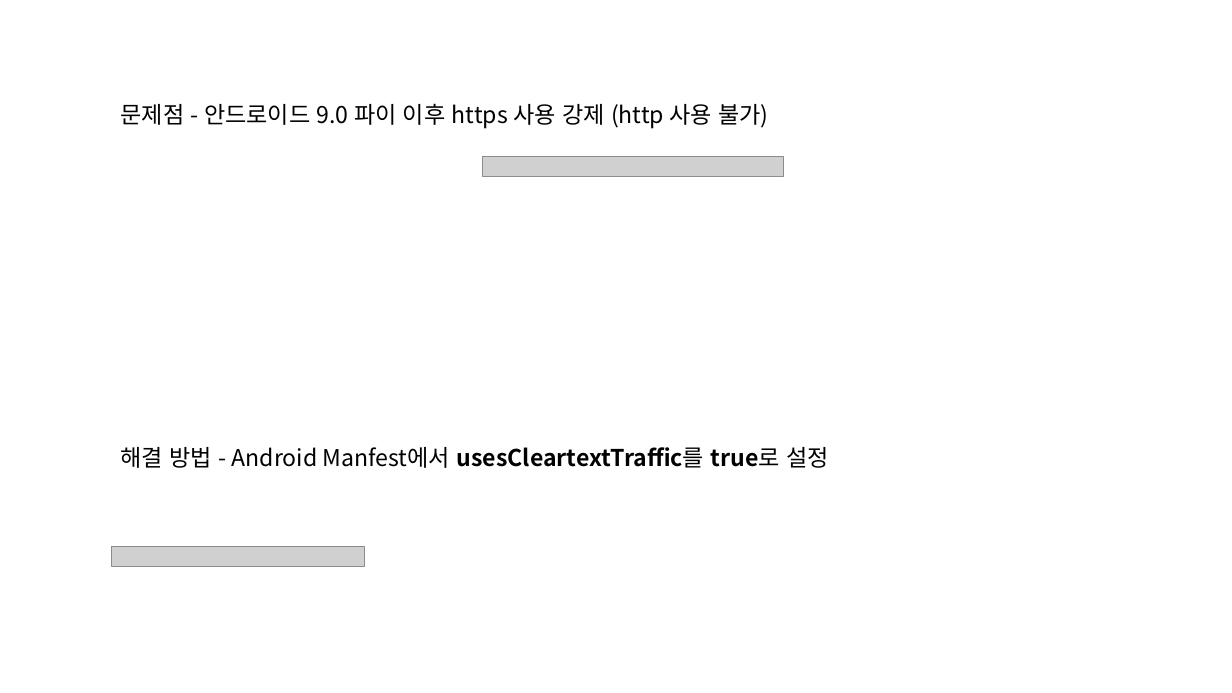
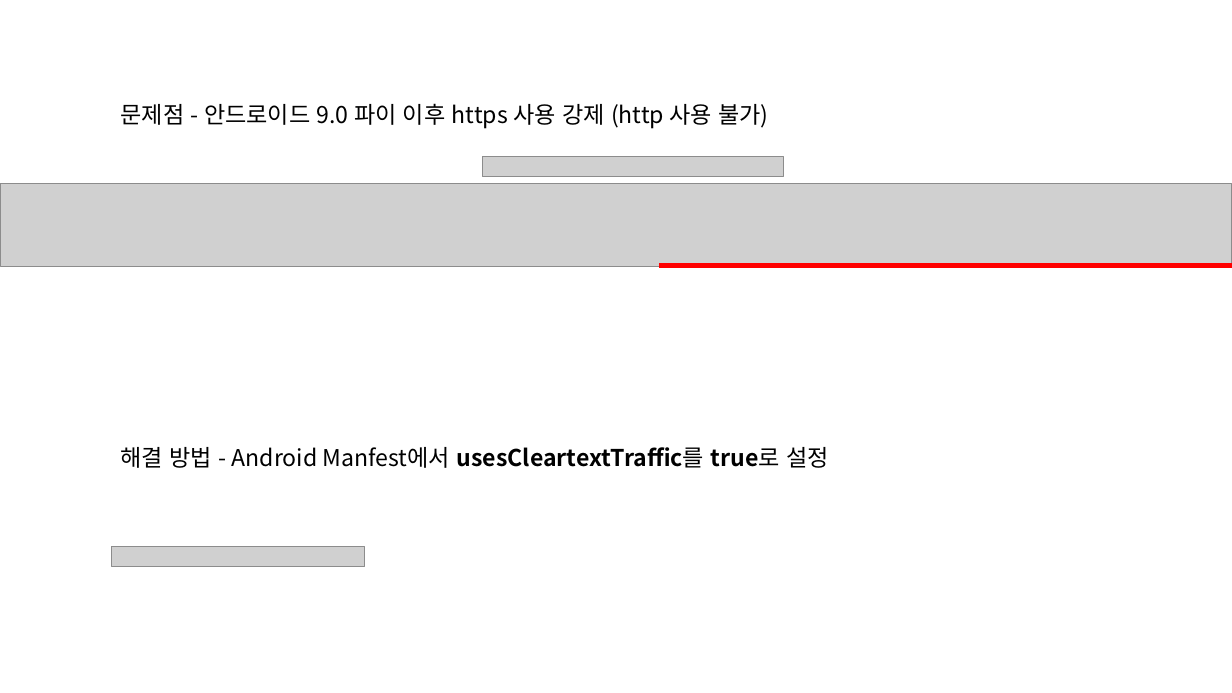
Before and after one commit to BerryWell/CapstoneDesign-2019-02, a slide deck: slide 1 of 제출자료/발표자료/발표 자료_9주차_12조_조성욱.pptx. Drawn at 1232x693 pixels with LibreOffice and Linux fonts; fonts in the diff are those of the drawing; grey boxes stand for pictures. Boxes give left, top, right and bottom in pixels: in the first picture for what was removed or moved away, otherwise in the second. Text is boxed around its words. In the diff, an @@ line names an element or a change of style, - is before the commit and + after.

```diff
--- a/제출자료/발표자료/발표 자료_9주차_12조_조성욱.pptx
+++ b/제출자료/발표자료/발표 자료_9주차_12조_조성욱.pptx
@@ picture added at (0,183,1232,266) @@
@@ rectangle added at (660,263,1232,268), fill #FF0000, outline #FF0000 1 pt @@
```
